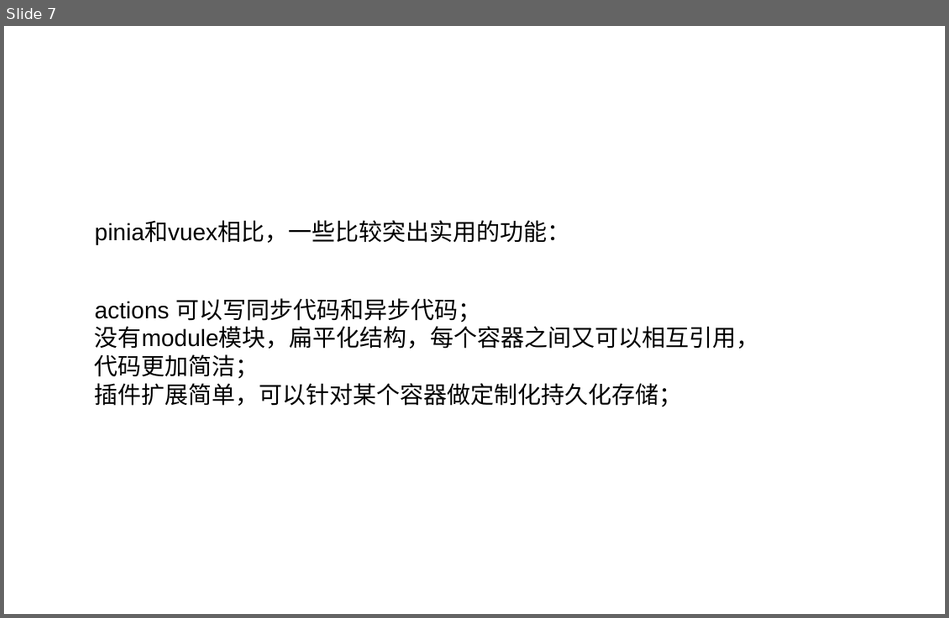
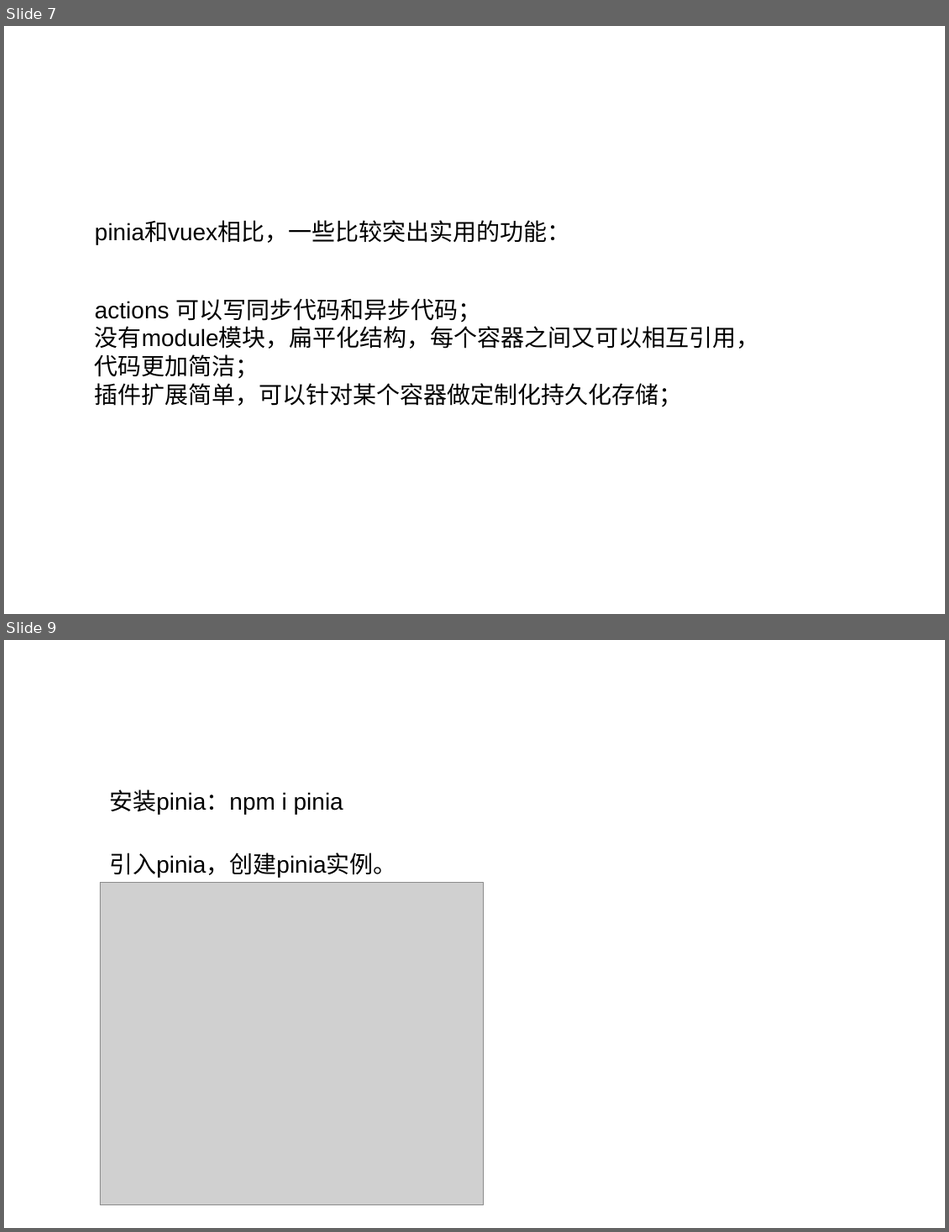
Before and after one commit to xhLONG/vue3-pinia-example, a slide deck: pinia介绍.pptx. Shown one above the other, each under a label of ours: slide 7 before the commit, slides 7 and 9 after it; the slides between them are not shown. The pictures are 949x618 and 949x1232 pixels, drawn with LibreOffice and Linux fonts; fonts in the diff are those of the drawing; grey boxes stand for pictures; background and template pictures are left out. Boxes give left, top, right and bottom in pixels: in the first picture for what was removed or moved away, otherwise in the second. Text is boxed around its words. In the diff, an @@ line names an element or a change of style, - is before the commit and + after.

```diff
--- a/pinia介绍.pptx
+++ b/pinia介绍.pptx
@@ slide 9 added at [4, 640, 945, 1228], background picture (left out) @@
@@ text added at [109, 790, 343, 815], 18 pt, text #000000 @@
+安装pinia：npm i pinia
@@ text added at [109, 853, 396, 878], 18 pt, text #000000 @@
+引入pinia，创建pinia实例。
@@ picture added at [100, 882, 483, 1204] @@
```
Also in this commit, not shown: 4 slides changed, 4 other slides added, 1 slide removed, 8 other files.
